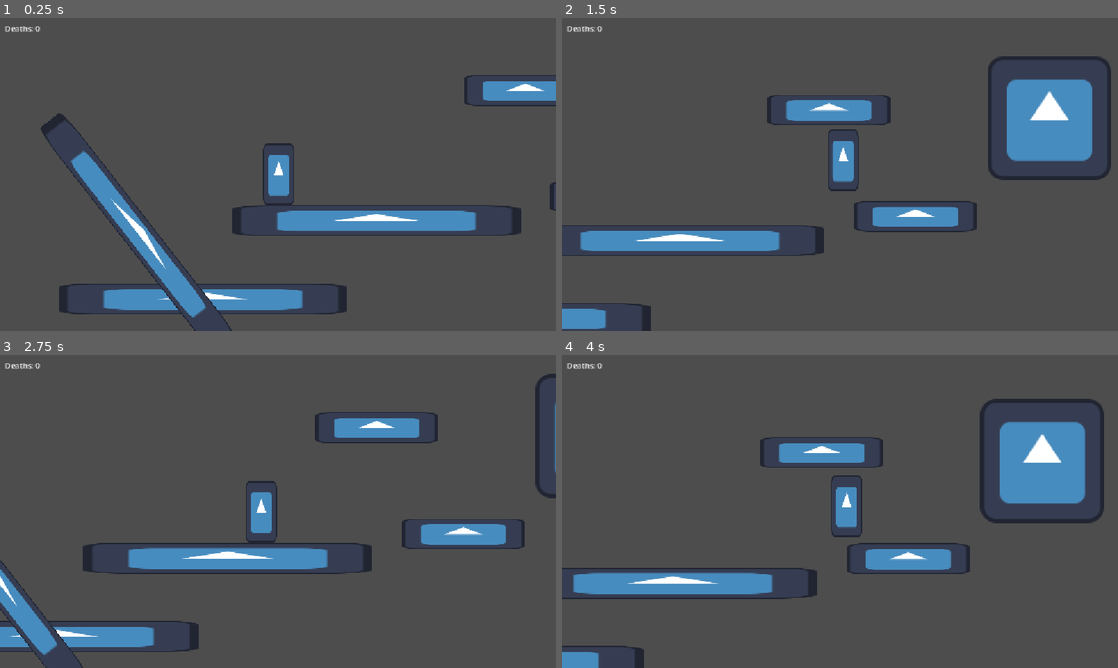
Above: before the commit, frames 1-4 (two rows, left to right).
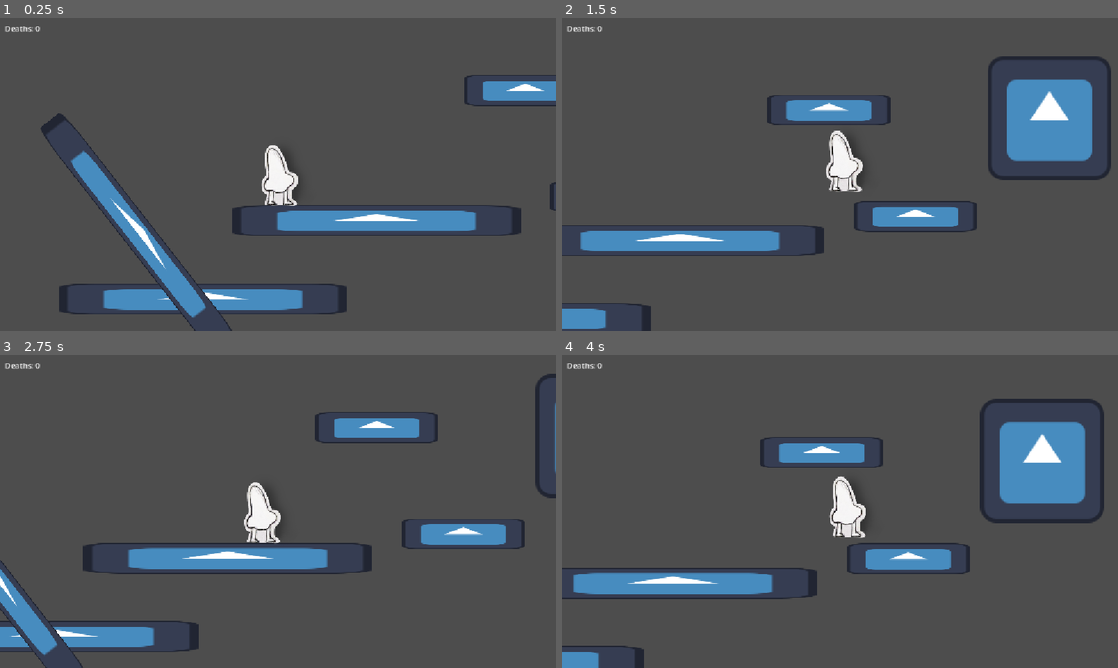
Above: after the commit, the same moments.

Repository: lmg-abe/runny-nose
Game: Godot game, scene res://main.tscn
Two runs of this game, one before a commit and one after it. Both use one fixed random seed, a clock stepped at 60 frames per second and the inputs below. The engine's default icon, where the game draws it, is replaced by a stand-in: a white triangle on a blue panel in a dark square.
Inputs:
- Up to frame 1 (0.25 s): no input
- Up to frame 2 (1.5 s): hold D (move_right) from 0.53 s (still down); tap 2 (dash) at 0.6 s; tap Space (jump) at 0.77 s; tap 1 (sneeze) at 1.35 s
- Up to frame 3 (2.75 s): tap Space (jump) at 1.52 s; release D (move_right) at 2.03 s; hold A (move_left) from 2.03 s (still down); tap 2 (dash) at 2.1 s
- Up to frame 4 (4 s): release A (move_left) at 2.78 s; hold D (move_right) from 2.78 s (still down); tap 1 (sneeze) at 2.85 s; tap Space (jump) at 3.02, 3.77 s; tap 2 (dash) at 3.6 s

The runs differ from the first frame. In frame 1, 1.0% of the frame differs, in the area x 47-54%, y 40-60%; in frame 2, 1.0%; in frame 3, 1.0%; in frame 4, 1.0%.

Commit message:
imported art - xander

Diff:
--- a/runny.tscn
+++ b/runny.tscn
@@ -1,6 +1,6 @@
 [gd_scene format=3 uid="uid://cb0enpjyg35ns"]
 
-[ext_resource type="Texture2D" uid="uid://b32c5euv7m8ns" path="res://icon.svg" id="1_ahjt7"]
+[ext_resource type="Texture2D" uid="uid://btpfyj30kpy0v" path="res://runnyNoseStand.png" id="1_ahjt7"]
 
 [sub_resource type="CapsuleShape2D" id="CapsuleShape2D_ahjt7"]
 radius = 64.0
@@ -9,7 +9,8 @@
 [node name="Runny" type="CharacterBody2D" unique_id=1298635211]
 
 [node name="Icon" type="Sprite2D" parent="." unique_id=1860541011]
-scale = Vector2(1, 2)
+position = Vector2(-5.0000005, -75)
+scale = Vector2(0.8, 0.8)
 texture = ExtResource("1_ahjt7")
 
 [node name="CollisionShape2D" type="CollisionShape2D" parent="." unique_id=1497603080]
Binary file added: runnyNoseFall.png
Not shown, added: runnyNoseFall.png.import
Binary file added: runnyNoseJump.png
Not shown, added: runnyNoseJump.png.import
Binary file added: runnyNoseRun1.png
Not shown, added: runnyNoseRun1.png.import
Binary file added: runnyNoseRun2.png
Not shown, added: runnyNoseRun2.png.import
Binary file added: runnyNoseStand.png
Not shown, added: runnyNoseStand.png.import
